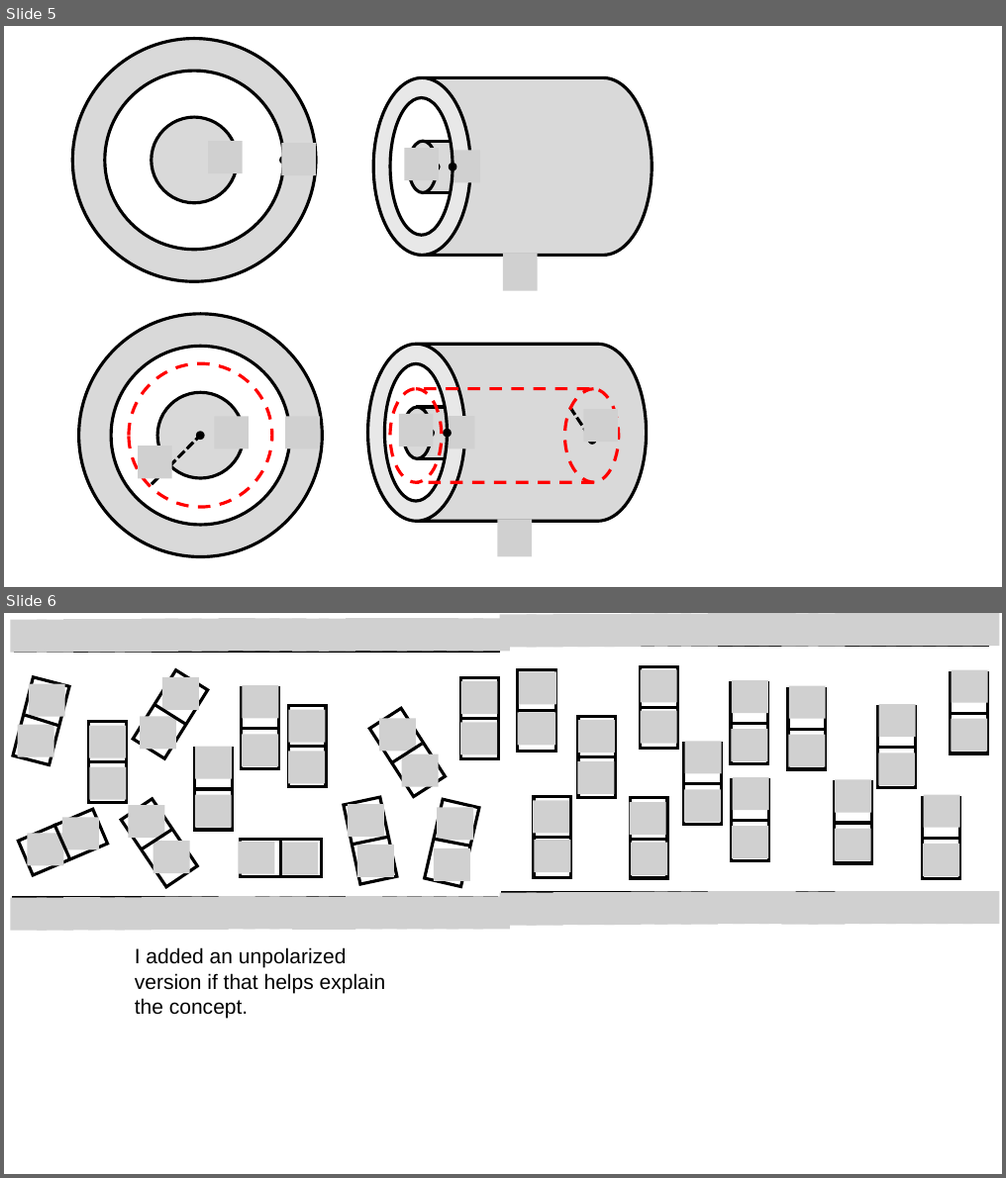
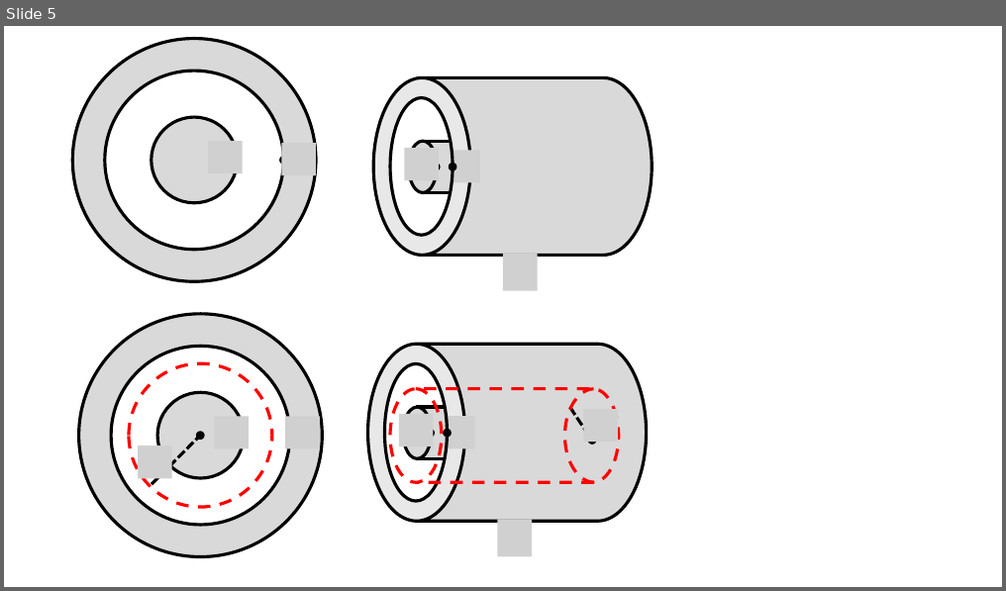
Before and after one commit to OSTP/PhysicsArtofModelling, a slide deck: tex/figures/Potential/Figures.pptx. Shown one above the other, each under a label of ours: slides 5 and 6 before the commit, slide 5 after it. The pictures are 1006x1178 and 1006x591 pixels, drawn with LibreOffice and Linux fonts; fonts in the diff are those of the drawing; grey boxes stand for pictures. Boxes give left, top, right and bottom in pixels: in the first picture for what was removed or moved away, otherwise in the second. Text is boxed around its words. In the diff, an @@ line names an element or a change of style, - is before the commit and + after.

```diff
--- a/tex/figures/Potential/Figures.pptx
+++ b/tex/figures/Potential/Figures.pptx
@@ slide 6 removed at [4, 613, 1002, 1174], background #FFFFFF @@
@@ group removed at [500, 613, 1000, 926]: 64 pictures, 15 lines, 13 rectangles @@
@@ group removed at [10, 618, 510, 1018]: 64 pictures, 15 lines, 13 rectangles, 1 text @@
-I added an unpolarized version if that helps explain the concept.
```
Also in this commit, not shown: 6 slides added, 2 other slides removed, 40 other files.
